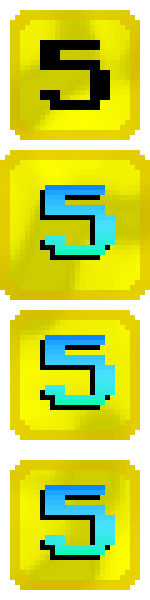
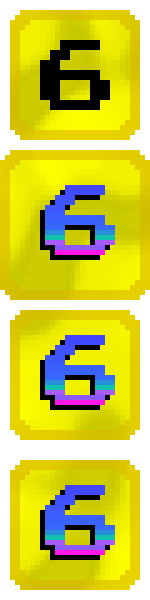
The second 150 x 600 image is a revision of the first. Changes to its layers:
added layer "6" above "5" over [40, 40, 115, 555]
hid "5" over [40, 40, 115, 555]
